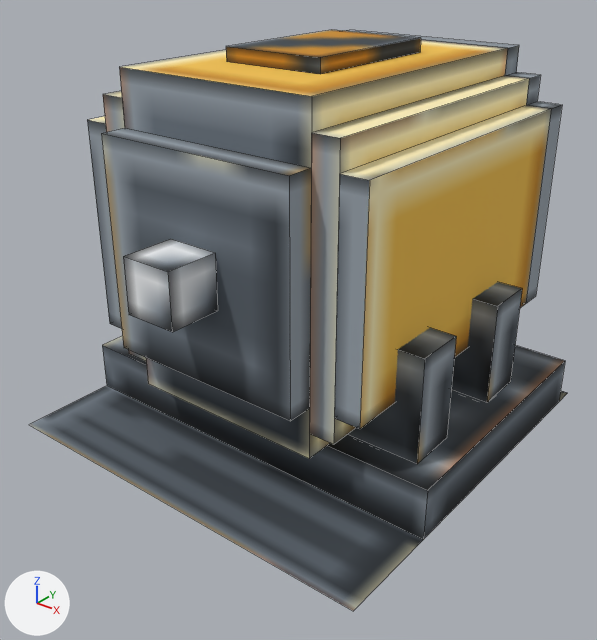
Renders of the OBJ model src/main/resources/assets/adv_rocketry/models/libvulpes/advancedmotor.obj from each side of a commit.
Both versions are drawn from a 50 mm camera at (1.635, -1.955, 1.149) aimed at (0.531, -0.575, 0.293). Every picture has the same lights, and +X, +Y and +Z are marked at lower left. The older version comes first. Mesh edges are drawn as thin lines. Where no turn or scale is listed for an object, it has been applied to the vertices.

The scene before the commit, as lines of its bpy script (objects in view):
```python
me_motor = bpy.data.meshes.new('Motor')
me_motor.from_pydata(...)  # 136 vertices, 110 faces; spans x 0.0..1.0, y -1.0..0.0, z 0.0..0.906
me_motor.materials.append(mat_advancedmotor)  # picture img_advancedmotor
ob_motor = bpy.data.objects.new('Motor', me_motor)
ob_motor.location = (0.0, 0.0, 0.0)
```
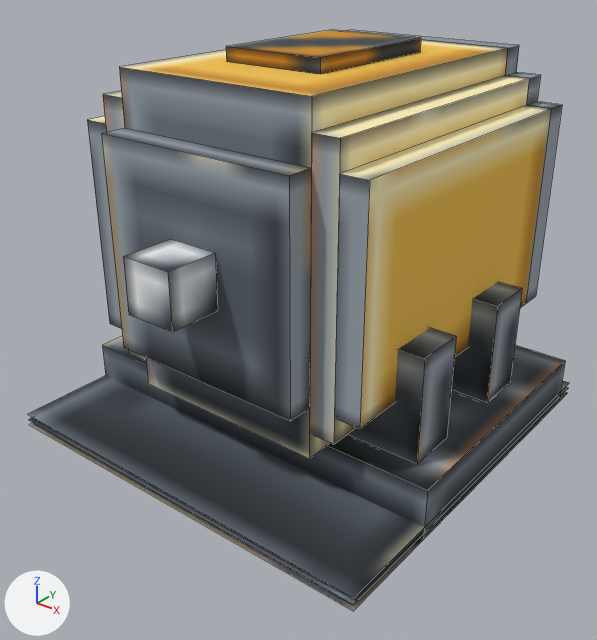
Changed parts and their boxes (x1, y1, x2, y2) in the pictures (597 x 640 px):
'RecessedBacking', added
    after: (28, 376, 569, 604)

Edits to the bpy script that builds the scene:
```text
Add me_recessedbacking:
    me_recessedbacking.from_pydata(...)  # 8 vertices, 2 faces; spans x 0.0..1.0, y -1.0..0.0, z 0.016..0.031
    me_recessedbacking.materials.append(mat_advancedmotor)  # picture img_advancedmotor
Add ob_recessedbacking:
    ob_recessedbacking = bpy.data.objects.new('RecessedBacking', me_recessedbacking)
    ob_recessedbacking.location = (0.0, 0.0, 0.0)
```
